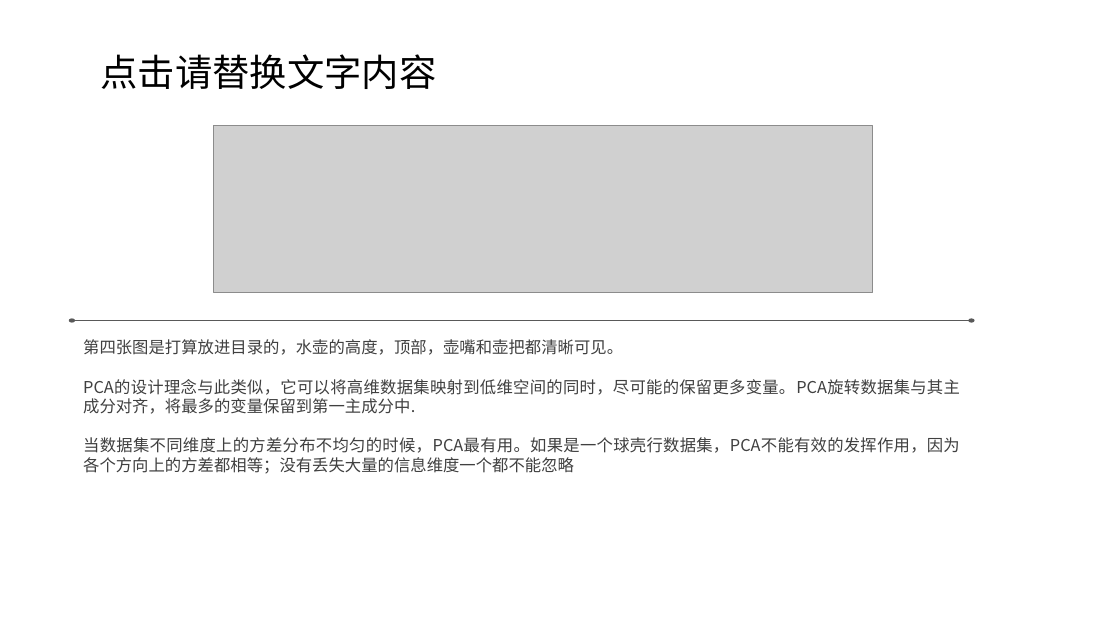
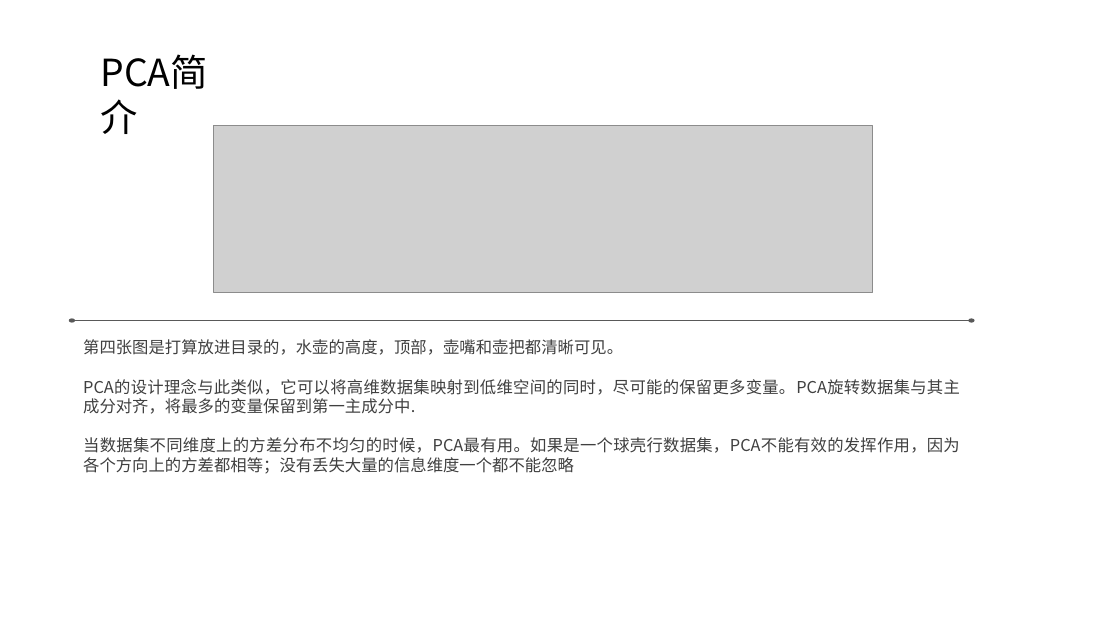
Before and after one commit to DarkDisasters/AnimationTransition, a slide deck: slide 4 of PCATEST/What is PCA.pptx. Drawn at 1120x630 pixels with LibreOffice and Linux fonts; fonts in the diff are those of the drawing; grey boxes stand for pictures; background and template pictures are left out. Boxes give left, top, right and bottom in pixels: in the first picture for what was removed or moved away, otherwise in the second. Text is boxed around its words. In the diff, an @@ line names an element or a change of style, - is before the commit and + after.

```diff
--- a/PCATEST/What is PCA.pptx
+++ b/PCATEST/What is PCA.pptx
@@ text at box(101, 54, 437, 89): text changed @@
-点击请替换文字内容
+PCA简介
```
Also in this commit, not shown: 5 other slides changed, 7 slides added, 26 slides removed, 2 other files.
